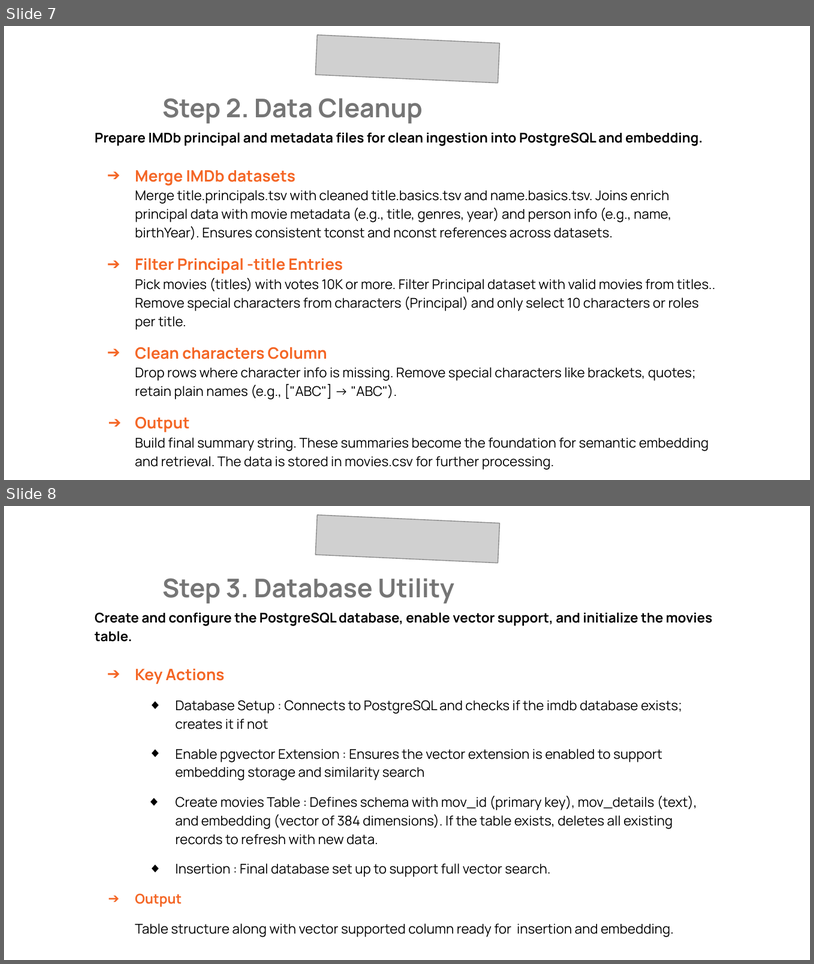
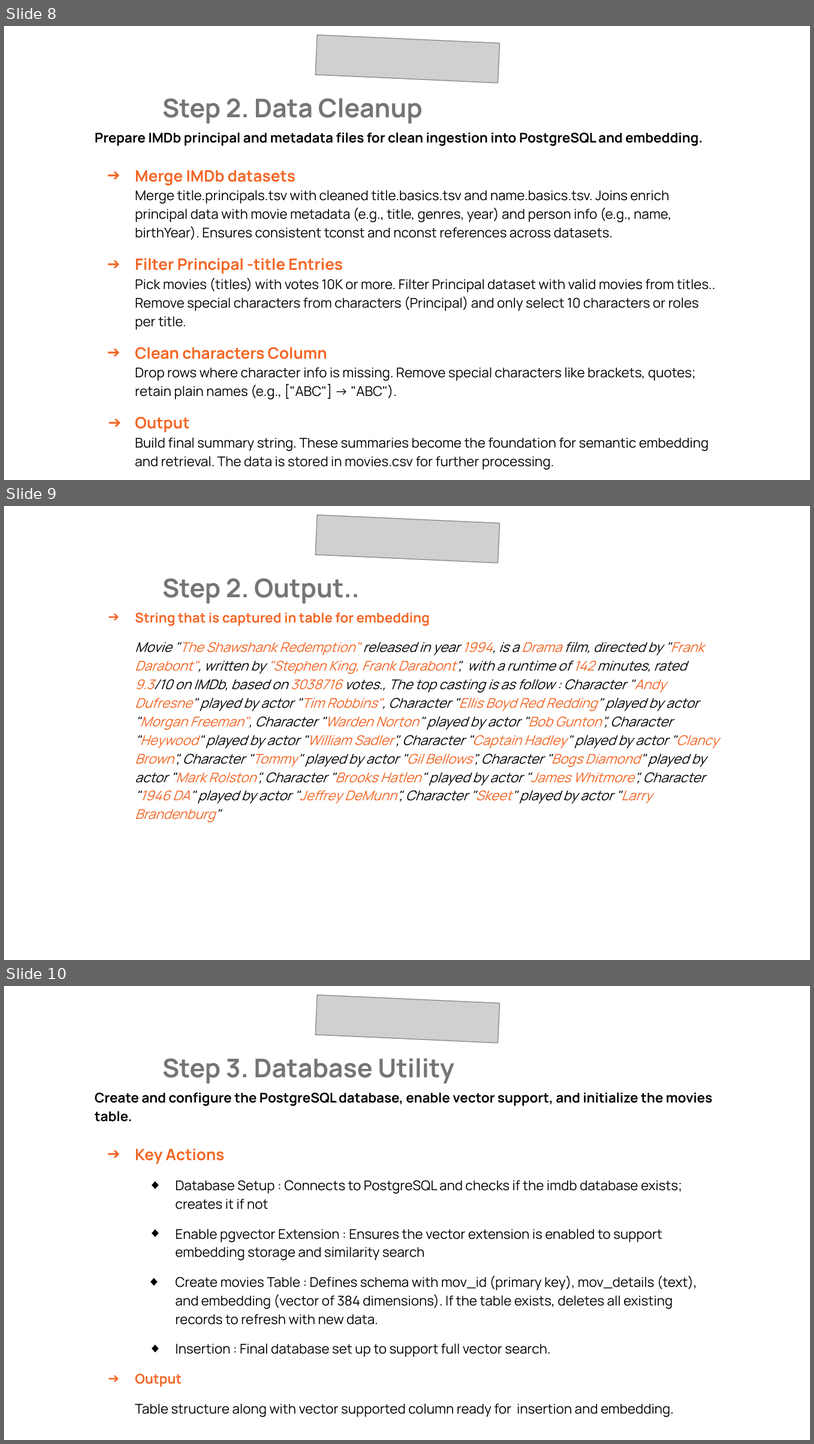
Before and after one commit to ndpawar1981/IMDb-Movie-chat-bot, a slide deck: DS-08-capstone-Nitin-Pawar.pptx. Shown one above the other, each under a label of ours: slides 7 and 8 before the commit, slides 8, 9 and 10 after it. The pictures are 814x964 and 814x1444 pixels, drawn with LibreOffice and Linux fonts; fonts in the diff are those of the drawing; grey boxes stand for pictures; background and template pictures are left out. Boxes give left, top, right and bottom in pixels: in the first picture for what was removed or moved away, otherwise in the second. Text is boxed around its words. In the diff, an @@ line names an element or a change of style, - is before the commit and + after.

```diff
--- a/DS-08-capstone-Nitin-Pawar.pptx
+++ b/DS-08-capstone-Nitin-Pawar.pptx
@@ slide 9 added at bbox=[4, 506, 810, 960], background picture (left out) @@
@@ picture added at bbox=[315, 515, 500, 562] @@
@@ text added at bbox=[162, 578, 360, 604], 23 pt, text #757575, bold @@
+Step 2. Output..
@@ text added at bbox=[135, 612, 719, 822], 12 pt, text #000000, italic @@
+➔ String that is captured in table for embedding
+Movie "The Shawshank Redemption" released in year 1994, is a Drama film, directed by "Frank Darabont", written by "Stephen King, Frank Darabont", with a runtime of 142 minutes, rated 9.3/10 on IMDb, based on 3038716 votes., The top casting is as follow : Character "Andy Dufresne" played by actor "Tim Robbins", Character "Ellis Boyd Red Redding" played by actor "Morgan Freeman", Character "Warden Norton" played by actor "Bob Gunton", Character "Heywood" played by actor "William Sadler", Character "Captain Hadley" played by actor "Clancy Brown", Character "Tommy" played by actor "Gil Bellows", Character "Bogs Diamond" played by actor "Mark Rolston", Character "Brooks Hatlen" played by actor "James Whitmore", Character "1946 DA" played by actor "Jeffrey DeMunn", Character "Skeet" played by actor "Larry Brandenburg"
@@ what was slide 7 is now slide 8 @@
@@ what was slide 8 is now slide 10 @@
```
Also in this commit, not shown: 5 slides changed, 2 other slides added, 1 slide removed, 7 other files.
